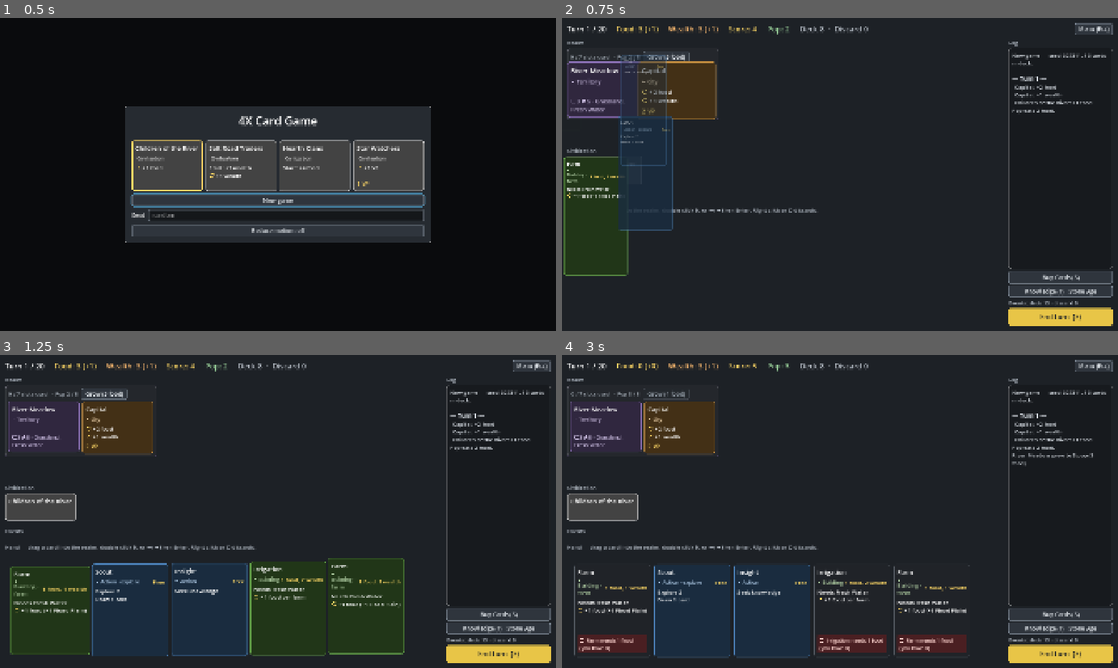
Above: before the commit, frames 1-4 (two rows, left to right).
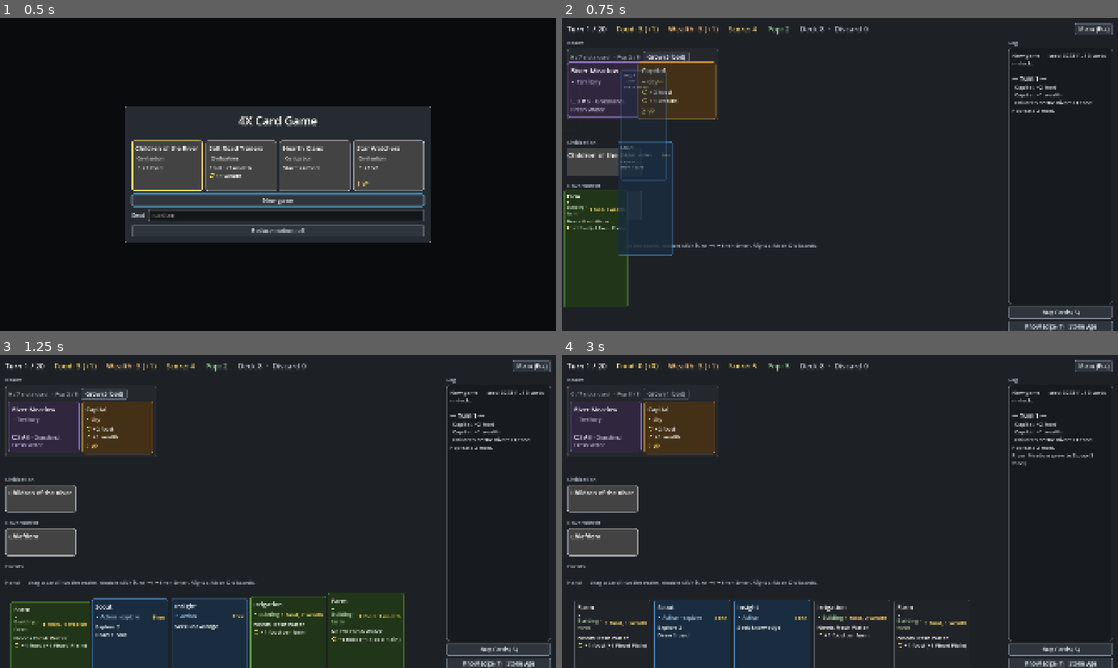
Above: after the commit, the same moments.

Repository: r888888888/4x-card-game
Game: Godot game, scene res://ui/main.tscn
Same seed, same stepped clock (60 frames per second), same inputs: the game is played once before the commit and once after it.
Inputs (mouse positions are in pixels of both pictures, inside the frame that each line leads up to):
- Up to frame 1 (0.5 s): no input
- Up to frame 2 (0.75 s): click "New game" at 0.5 s
- Up to frame 3 (1.25 s): no input
- Up to frame 4 (3 s): tap Enter (ui_accept) at 1.25 s; drag from (606, 426) to (895, 442) at 1.27 s; drag from (678, 426) to (812, 574) at 2.02 s; click "Grow (3 food)" at 2.75 s

Frame 1 is identical in both runs. In frame 2, 5.8% of the frame differs, in the area x 0-100%, y 11-100%; in frame 3, 13%; in frame 4, 14%, in the area x 0-100%, y 38-100%.

Commit message:
065: Government row, docs and backlog
Co-Authored-By: Claude Opus 5.5 <noreply@anthropic.com>

Diff:
--- a/ui/main.gd
+++ b/ui/main.gd
@@ -31,11 +31,11 @@
 var _menu: GameMenu
 var _menu_return: CardView  # the card to give the focus back to when the menu closes (null: the Menu button)
 var _card_before_menu_button: CardView  # the focused card when the Menu button took the focus
-var _row_sections := {}  # zone -> its heading and row (Frontier, Known, Civilization), hidden while the zone is empty
+var _row_sections := {}  # zone -> its heading and row (Frontier, Known, Civilization, Government), hidden while the zone is empty
 var _events_section: Control  # the active events' heading and row, hidden when the config has no event deck (068)
 var _events_row: HBoxContainer  # the active events, in draw order
 var _side: SidePanel
-var _play_area: VBoxContainer  # the sections, top to bottom: Realm, Frontier, Known, Civilization, Events, Hand
+var _play_area: VBoxContainer  # the sections, top to bottom: Realm, Frontier, Known, Civilization, Government, Events, Hand
 var _game_over: GameOverOverlay
 var _outcome := {}  # the last card_played outcome, animated by the next _refresh
 var _outcome_point := Vector2.ZERO  # where the played card was when it was played
@@ -489,6 +489,8 @@
 	_row_sections.researched = UIKit.card_row_section(_play_area, "Known")
 	_row_sections.civilization = UIKit.card_row_section(_play_area, "Civilization",
 		"The civilization you play as. Its bonuses last all game.")
+	_row_sections.government = UIKit.card_row_section(_play_area, "Government",
+		"Your government. Its bonuses last while it rules. Play another government card to replace it.")
 	_events_section = UIKit.card_row_section(_play_area, "Events")
 	_events_row = _events_section.get_meta("row")
 
Not shown, changed: PLAN.md
Not shown, changed: docs/backlog/065-government-cards.md
Not shown, changed: docs/testing.md
